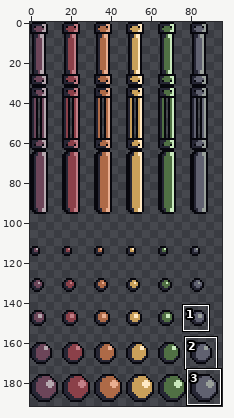
A sprite sheet gets an edit: Assets/Sprites/paddles_and_balls.png. Above: a wide view before the commit, with the close-up outlined.
Close-up. Before the edit:
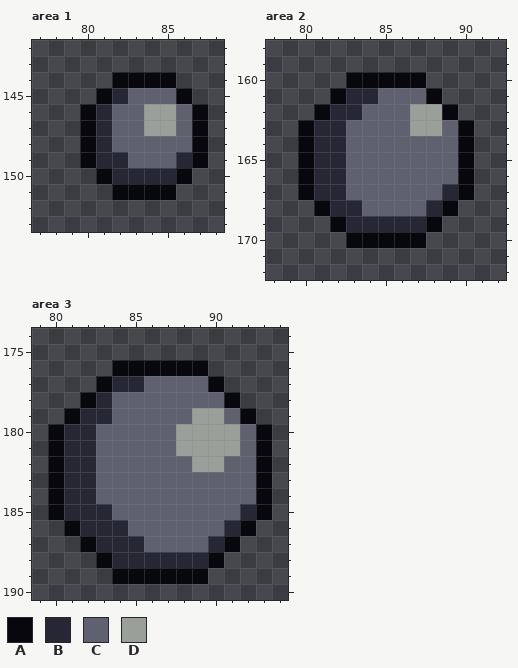
The file is 96x192 pixels. Colours within 5 levels of each other are drawn and written as one. Shown: area 1: x 77..88, y 142..153; area 2: x 78..92, y 158..172; area 3: x 79..94, y 174..190. The commit also changed other parts of the picture, which this record leaves out.
Palette (. is transparent): A #07070d  B #262634  C #606170  D #99a09a
After the commit:
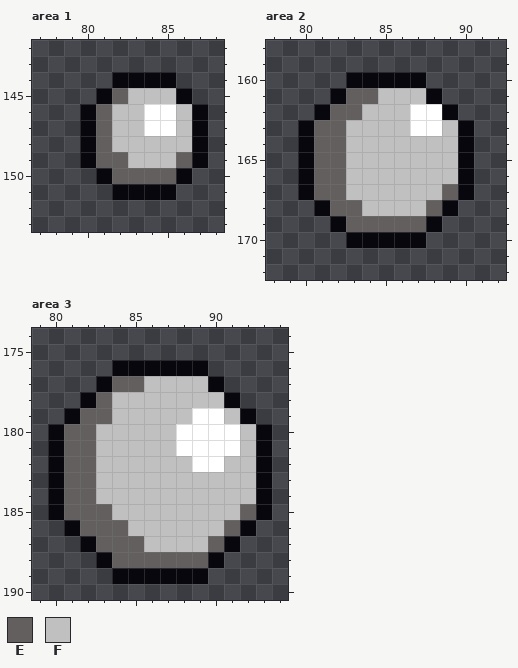
Colours new in this view: E #635f5f  F #c1c0c0
Edits made:
colour D: #99a09a -> #ffffff
Area 1:
y 145: x 82..85 BCCC -> EFFF
y 146..147: x 81..83 BCC -> EFF; x 86 C -> F
y 148: x 81..86 BCCCCC -> EFFFFF
y 149: x 81..86 BBCCCB -> EEFFFE
y 150: x 82..85 BBBB -> EEEE
Area 2:
y 161: x 83..87 BBCCC -> EEFFF
y 162: x 82..86 BBCCC -> EEFFF
y 163: x 81..86 BBCCCC -> EEFFFF; x 89 C -> F
y 164..166: x 81..89 BBCCCCCCC -> EEFFFFFFF
y 167: x 81..89 BBCCCCCCB -> EEFFFFFFE
y 168: x 82..88 BBCCCCB -> EEFFFFE
y 169: x 83..87 BBBBB -> EEEEE
Area 3:
y 177: x 84..89 BBCCCC -> EEFFFF
y 178: x 83..90 BCCCCCCC -> EFFFFFFF
y 179: x 82..88 BBCCCCC -> EEFFFFF; x 91 C -> F
y 180..181: x 81..87 BBCCCCC -> EEFFFFF; x 92 C -> F
y 182: x 81..88 BBCCCCCC -> EEFFFFFF; x 91..92 CC -> FF
y 183..184: x 81..92 BBCCCCCCCCCC -> EEFFFFFFFFFF
y 185: x 81..92 BBBCCCCCCCCB -> EEEFFFFFFFFE
y 186: x 82..91 BBBCCCCCCB -> EEEFFFFFFE
y 187: x 83..90 BBBCCCCB -> EEEFFFFE
y 188: x 84..89 BBBBBB -> EEEEEE
Changed places in both close-ups, as pixel boxes (x1, y1, x2, y2):
changed: (96, 88, 192, 184)
changed: (314, 88, 458, 232)
changed: (64, 376, 256, 568)
